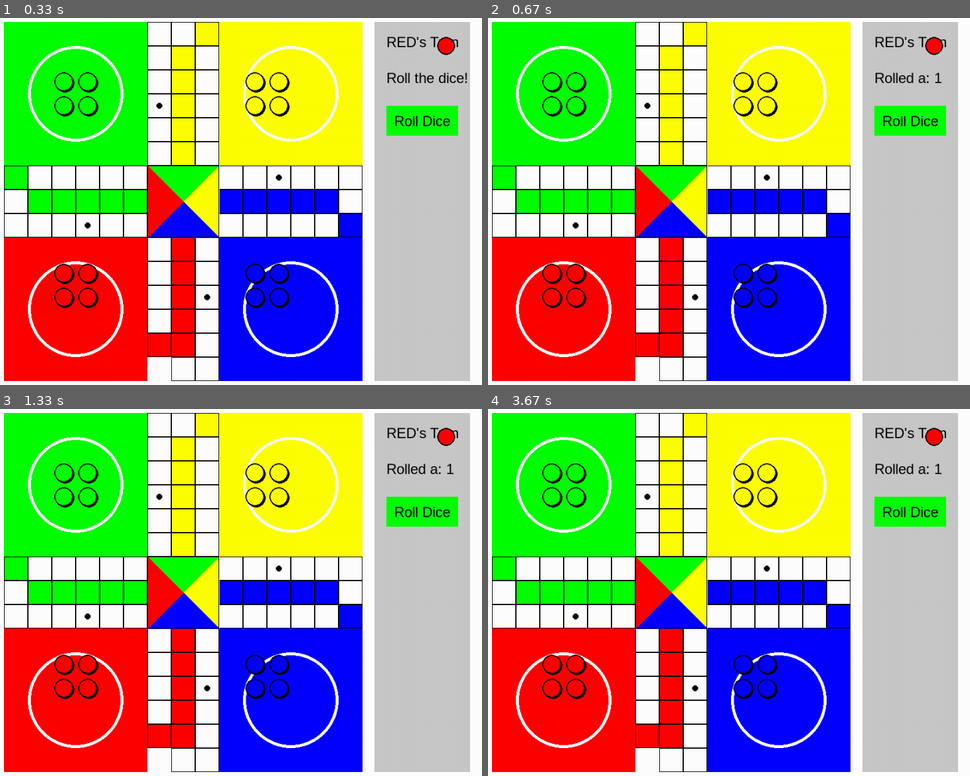
Above: before the commit, frames 1-4 (two rows, left to right).
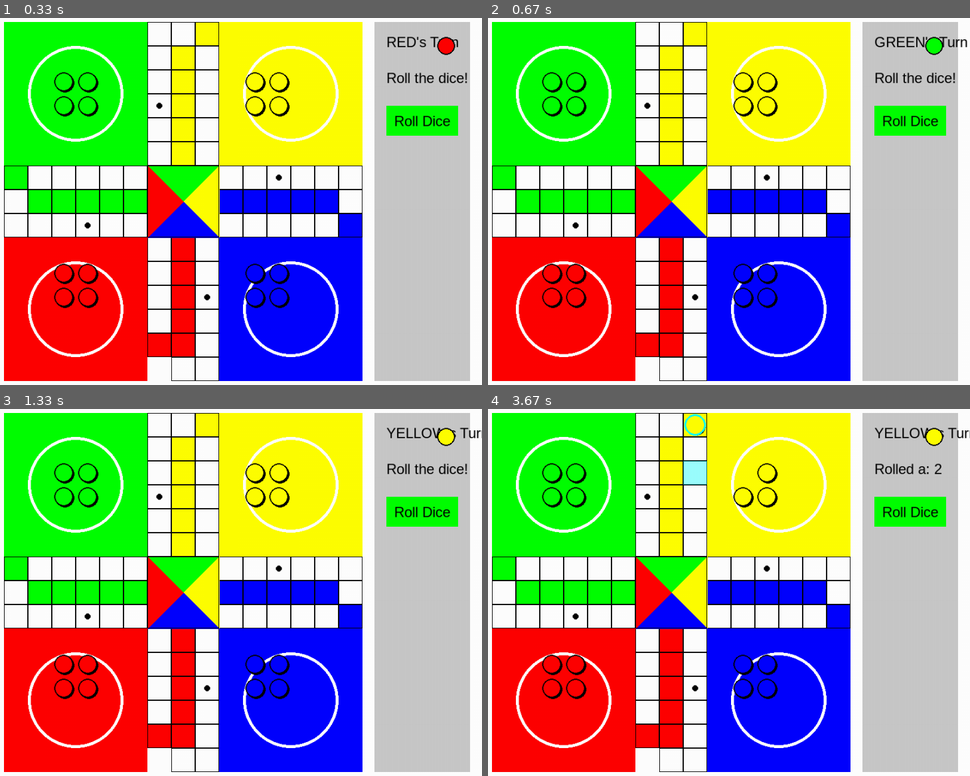
Above: after the commit, the same moments.

Repository: abdirizakmohamedkurewa-web/Ludo-game
Game: pygame game, started from apps/gui/pygame_app.py
Two runs of this game, one before a commit and one after it. Both use one fixed random seed, a clock stepped at 60 frames per second and the inputs below.
Inputs (mouse positions are in pixels of both pictures, inside the frame that each line leads up to):
- Up to frame 1 (0.33 s): no input
- Up to frame 2 (0.67 s): click "Roll Dice" at 0.38 s
- Up to frame 3 (1.33 s): click "Roll Dice" at 0.72 s
- Up to frame 4 (3.67 s): click "Roll Dice" at 2.05 s; click (743, 471) at 2.38 s; click (695, 423) at 2.72 s; click "Roll Dice" at 3.05 s; click (695, 423) at 3.38 s

Frame 1 is identical in both runs. In frame 2, 0.6% of the frame differs, in the area x 80-100%, y 5-18%; in frame 3, 0.5%; in frame 4, 0.9%, in the area x 40-100%, y 1-21%.

Commit message:
Feat: Implement GUI user interaction for piece movement
This commit implements the functionality for a user to play the game through the Pygame GUI, as described in Task 4.3 of the development plan.

The main event loop in `apps/gui/pygame_app.py` has been updated to manage the full cycle of a player's turn. This includes handling clicks to roll the dice, select a piece, and choose a destination square. The logic correctly applies the move, advances the turn to the next player (or grants an extra turn on a roll of 6), and handles scenarios where no legal moves are available.

A new test, `test_gui_manual_move_flow`, was added in a new file `tests/test_gui_interaction_flow.py` to simulate and verify this GUI logic.

During testing, several pre-existing failures in `tests/test_bots.py` were discovered. These tests were passing an incorrect data structure for `legal_moves`. This commit corrects the tests to align with the `Move` type definition, ensuring the entire test suite passes.

Diff:
--- a/apps/gui/pygame_app.py
+++ b/apps/gui/pygame_app.py
@@ -257,22 +257,71 @@
                         roll = game.dice.roll()
                         game.state.dice_roll = roll
                         legal_moves = Rules.get_legal_moves(game.state, roll)
-                        selected_piece = None # Reset selection on new roll
+                        selected_piece = None  # Reset selection on new roll
                         print(f"Player rolled a {roll}. Legal moves: {[(m[0].id, m[1]) for m in legal_moves]}")
 
-                # 2. Handle Piece Selection
+                        # If there are no legal moves, the turn might end
+                        if not legal_moves:
+                            print("No legal moves available.")
+                            if roll != 6:
+                                game.next_player()
+                            # Reset the roll to allow the current (or next) player to roll again.
+                            game.state.dice_roll = None
+
+                # 2. Handle Piece Interaction (Selection and Movement)
                 elif game.state.dice_roll is not None and legal_moves:
+                    mouse_pos = event.pos
                     current_player = game.state.players[game.state.current_player_index]
-                    movable_pieces = [move[0] for move in legal_moves]
-                    for piece in current_player.pieces:
-                        if piece in movable_pieces:
-                            pos = get_piece_pixel_pos(current_player, piece)
-                            if pos:
-                                piece_radius = GRID_SIZE // 2 - 4
-                                if pygame.Rect(pos[0]-piece_radius, pos[1]-piece_radius, piece_radius*2, piece_radius*2).collidepoint(event.pos):
-                                    selected_piece = piece
-                                    print(f"Selected piece {piece.id}")
-                                    break # Select only one piece
+                    moved_piece = False
+
+                    # --- A. Is a piece selected? If so, try to move it. ---
+                    if selected_piece:
+                        destinations = [dest for p, dest in legal_moves if p.id == selected_piece.id]
+
+                        for dest_pos in destinations:
+                            coords = get_pos_pixel_coords(current_player.color, dest_pos)
+                            if coords and pygame.Rect(coords[0], coords[1], GRID_SIZE, GRID_SIZE).collidepoint(mouse_pos):
+                                # Execute the move
+                                roll = game.state.dice_roll
+                                move_piece(game.state, selected_piece, roll)
+                                print(f"Moved piece {selected_piece.id} to destination {dest_pos}")
+
+                                # Check for win condition
+                                if game.state.is_game_over:
+                                    print(f"Player {current_player.color.name} has won!")
+                                    # A more robust game over state could be handled here
+
+                                # Advance turn if roll was not a 6
+                                if roll != 6:
+                                    game.next_player()
+
+                                # Reset state for the next turn/action
+                                legal_moves = []
+                                selected_piece = None
+                                game.state.dice_roll = None
+                                moved_piece = True
+                                break
+
+                        # If the click was not on a valid move, deselect the piece so the user can re-select.
+                        if not moved_piece:
+                            print("Invalid destination clicked. Deselecting piece.")
+                            selected_piece = None
+
+                    # --- B. If no piece was moved, try to select a new piece. ---
+                    if not moved_piece:
+                        movable_pieces = [move[0] for move in legal_moves]
+                        for piece in current_player.pieces:
+                            if piece in movable_pieces:
+                                pos = get_piece_pixel_pos(current_player, piece)
+                                if pos:
+                                    piece_radius = GRID_SIZE // 2 - 4
+                                    piece_rect = pygame.Rect(pos[0]-piece_radius, pos[1]-piece_radius, piece_radius*2, piece_radius*2)
+                                    if piece_rect.collidepoint(mouse_pos):
+                                        # If the user clicked away from a destination, selected_piece is now None,
+                                        # so this logic will run, allowing them to select another piece.
+                                        selected_piece = piece
+                                        print(f"Selected piece {piece.id}")
+                                        break
 
         # Drawing code will go here
         screen.fill(WHITE)
--- a/tests/test_bots.py
+++ b/tests/test_bots.py
@@ -59,16 +59,17 @@
 from ludo.bots.random_bot import RandomBot
 from ludo.bots.greedy_bot import GreedyBot
 from ludo.player import Player
+from ludo.board import START_SQUARES
 from ludo.utils.constants import PieceState
 
 def test_random_bot():
     """
     Tests that the RandomBot chooses a move from the legal options.
     """
-    # Create mock pieces
+    # Create mock pieces and moves
     piece1 = Piece(id=0, color=PlayerColor.GREEN)
     piece2 = Piece(id=1, color=PlayerColor.GREEN)
-    legal_moves = [piece1, piece2]
+    legal_moves: list[Move] = [(piece1, 1), (piece2, 2)]
 
     # Create a mock GameState
     mock_game_state = GameState(players=[])
@@ -80,50 +81,37 @@
 
 def test_greedy_bot_chooses_win():
     """Test that the bot chooses a move that wins the game."""
-    # Player RED has one piece close to home, another on the track
     p1 = Player(PlayerColor.RED, role="greedy")
     p1.pieces[0].state = PieceState.HOME_COLUMN
     p1.pieces[0].position = 56 # Needs a 1 to win
     p1.pieces[1].state = PieceState.TRACK
     p1.pieces[1].position = 10
-
-    # All other pieces are HOME
     for i in range(2, 4):
         p1.pieces[i].state = PieceState.HOME
-
     game_state = GameState(players=[p1], dice_roll=1)
-
-    # Legal moves are moving piece 0 or piece 1
-    legal_moves = [p1.pieces[0], p1.pieces[1]]
-
+    legal_moves: list[Move] = [
+        (p1.pieces[0], 57),  # Move to HOME
+        (p1.pieces[1], 11),  # Move on track
+    ]
     bot = GreedyBot()
     chosen_move = bot.choose_move(legal_moves, game_state)
-
-    # Bot should choose the winning move
-    assert chosen_move is p1.pieces[0]
+    assert chosen_move[0] is p1.pieces[0]
 
 def test_greedy_bot_chooses_capture():
     """Test that the bot chooses a move that captures an opponent."""
-    # Player RED can either capture a GREEN piece or move another piece
     p1 = Player(PlayerColor.RED, role="greedy")
     p1.pieces[0].state = PieceState.TRACK
     p1.pieces[0].position = 10 # Will land on 14
     p1.pieces[1].state = PieceState.TRACK
     p1.pieces[1].position = 20 # Moves to 24
-
     p2 = Player(PlayerColor.GREEN, role="greedy")
     p2.pieces[0].state = PieceState.TRACK
     p2.pieces[0].position = 14 # Capture target
-
     game_state = GameState(players=[p1, p2], dice_roll=4)
-    legal_moves = [p1.pieces[0], p1.pieces[1]]
-
+    legal_moves: list[Move] = [(p1.pieces[0], 14), (p1.pieces[1], 24)]
     bot = GreedyBot()
     chosen_move = bot.choose_move(legal_moves, game_state)
-
-    # Bot should choose the capture
-    assert chosen_move is p1.pieces[0]
-
+    assert chosen_move[0] is p1.pieces[0]
 
 def test_greedy_bot_chooses_enter_from_yard():
     """Test that the bot chooses to move a piece from the yard on a 6."""
@@ -131,16 +119,15 @@
     p1.pieces[0].state = PieceState.YARD
     p1.pieces[1].state = PieceState.TRACK
     p1.pieces[1].position = 10
-
     game_state = GameState(players=[p1], dice_roll=6)
-    legal_moves = [p1.pieces[0], p1.pieces[1]]
-
+    red_start_pos = START_SQUARES[PlayerColor.RED]
+    legal_moves: list[Move] = [
+        (p1.pieces[0], red_start_pos),
+        (p1.pieces[1], 16),
+    ]
     bot = GreedyBot()
     chosen_move = bot.choose_move(legal_moves, game_state)
-
-    # Bot should choose to move from the yard
-    assert chosen_move is p1.pieces[0]
-
+    assert chosen_move[0] is p1.pieces[0]
 
 def test_greedy_bot_chooses_furthest_piece():
     """Test that the bot chooses to move the piece furthest on the track."""
@@ -149,41 +136,29 @@
     p1.pieces[0].position = 10 # less far
     p1.pieces[1].state = PieceState.TRACK
     p1.pieces[1].position = 30 # more far
-
     game_state = GameState(players=[p1], dice_roll=2)
-    legal_moves = [p1.pieces[0], p1.pieces[1]]
-
+    legal_moves: list[Move] = [(p1.pieces[0], 12), (p1.pieces[1], 32)]
     bot = GreedyBot()
     chosen_move = bot.choose_move(legal_moves, game_state)
-
-    # Bot should choose the piece that is further along
-    assert chosen_move is p1.pieces[1]
-
+    assert chosen_move[0] is p1.pieces[1]
 
 def test_greedy_bot_capture_tie_break():
     """
     Test that the bot chooses the capture that moves its piece further.
     """
-    # Player RED can capture one of two pieces
     p1 = Player(PlayerColor.RED, role="greedy")
     p1.pieces[0].state = PieceState.TRACK
     p1.pieces[0].position = 10 # Will land on 14
     p1.pieces[1].state = PieceState.TRACK
     p1.pieces[1].position = 20 # Will land on 24
-
-    # Opponent pieces to be captured
     p2 = Player(PlayerColor.GREEN, role="greedy")
     p2.pieces[0].state = PieceState.TRACK
     p2.pieces[0].position = 14 # Target 1
     p3 = Player(PlayerColor.BLUE, role="greedy")
     p3.pieces[0].state = PieceState.TRACK
     p3.pieces[0].position = 24 # Target 2
-
     game_state = GameState(players=[p1, p2, p3], dice_roll=4)
-    legal_moves = [p1.pieces[0], p1.pieces[1]]
-
+    legal_moves: list[Move] = [(p1.pieces[0], 14), (p1.pieces[1], 24)]
     bot = GreedyBot()
     chosen_move = bot.choose_move(legal_moves, game_state)
-
-    # Bot should choose the capture that results in a more advanced position
-    assert chosen_move is p1.pieces[1]
+    assert chosen_move[0] is p1.pieces[1]
--- /dev/null
+++ b/tests/test_gui_interaction_flow.py
@@ -0,0 +1,61 @@
+import pytest
+from ludo.game import Game
+from ludo.dice import Dice
+from ludo.utils.constants import PlayerColor, PieceState
+from ludo.player import Player
+from ludo.bots.human_bot import HumanBot
+from ludo.rules import Rules
+from ludo.move import move_piece
+
+
+def test_gui_manual_move_flow():
+    """
+    Tests the sequence of operations that the GUI performs for a manual move,
+    verifying the complete flow from roll to next turn.
+    """
+    # 1. Setup: Create a game with two players
+    players = [
+        Player(color=PlayerColor.RED, role="human"),
+        Player(color=PlayerColor.GREEN, role="human")
+    ]
+    strategies = [HumanBot(), HumanBot()]
+    # Use a fixed seed for a predictable dice roll if needed, though we'll hardcode it.
+    game = Game(players=players, strategies=strategies, dice=Dice())
+
+    # Manually place a RED piece on the board to ensure a move is possible.
+    # This avoids depending on rolling a 6 to get out of the yard.
+    game.state.players[0].pieces[0].state = PieceState.TRACK
+    game.state.players[0].pieces[0].position = 10
+
+    assert game.state.current_player_index == 0
+
+    # 2. Simulate Dice Roll (as if the user clicked "Roll Dice")
+    roll = 3
+    game.state.dice_roll = roll # The GUI would store the roll in the state
+
+    # 3. Get Legal Moves (as the GUI does after a roll)
+    legal_moves = Rules.get_legal_moves(game.state, roll)
+
+    # We expect one legal move: piece 0 moves from position 10 to 13.
+    assert len(legal_moves) == 1
+    piece_to_move, destination = legal_moves[0]
+    assert piece_to_move.id == 0
+    assert destination == 13
+
+    # 4. Simulate User Clicking a Piece and a Destination
+    # The GUI would identify the selected piece and destination from mouse coords.
+    # Here, we use the legal move we just found.
+    move_piece(game.state, piece_to_move, roll)
+
+    # 5. Assert the piece's state has been updated correctly
+    assert game.state.players[0].pieces[0].state == PieceState.TRACK
+    assert game.state.players[0].pieces[0].position == 13
+
+    # 6. Advance Turn (as the GUI does since the roll was not 6)
+    game.next_player()
+
+    # 7. Assert the turn has advanced to the next player
+    assert game.state.current_player_index == 1
+
+    # 8. Verify that the consecutive sixes count was reset for the new player
+    assert game.state.consecutive_sixes == 0
